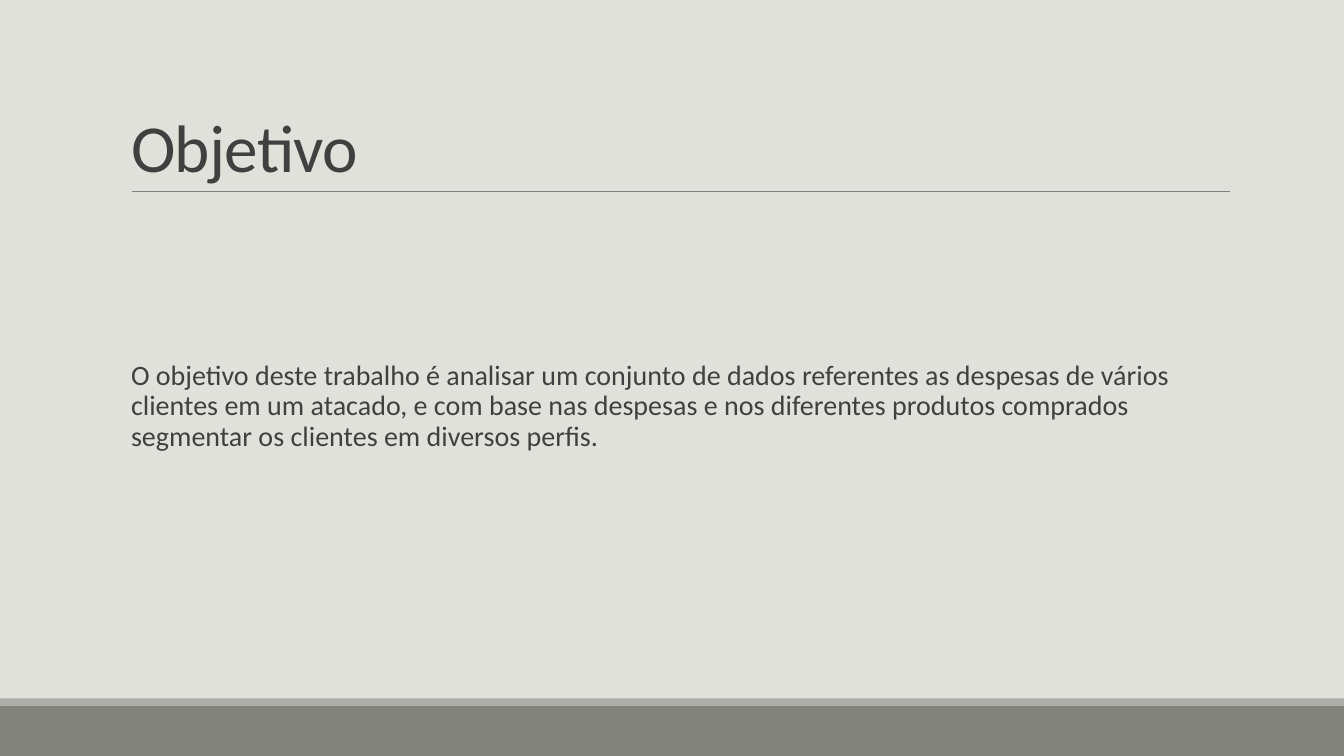
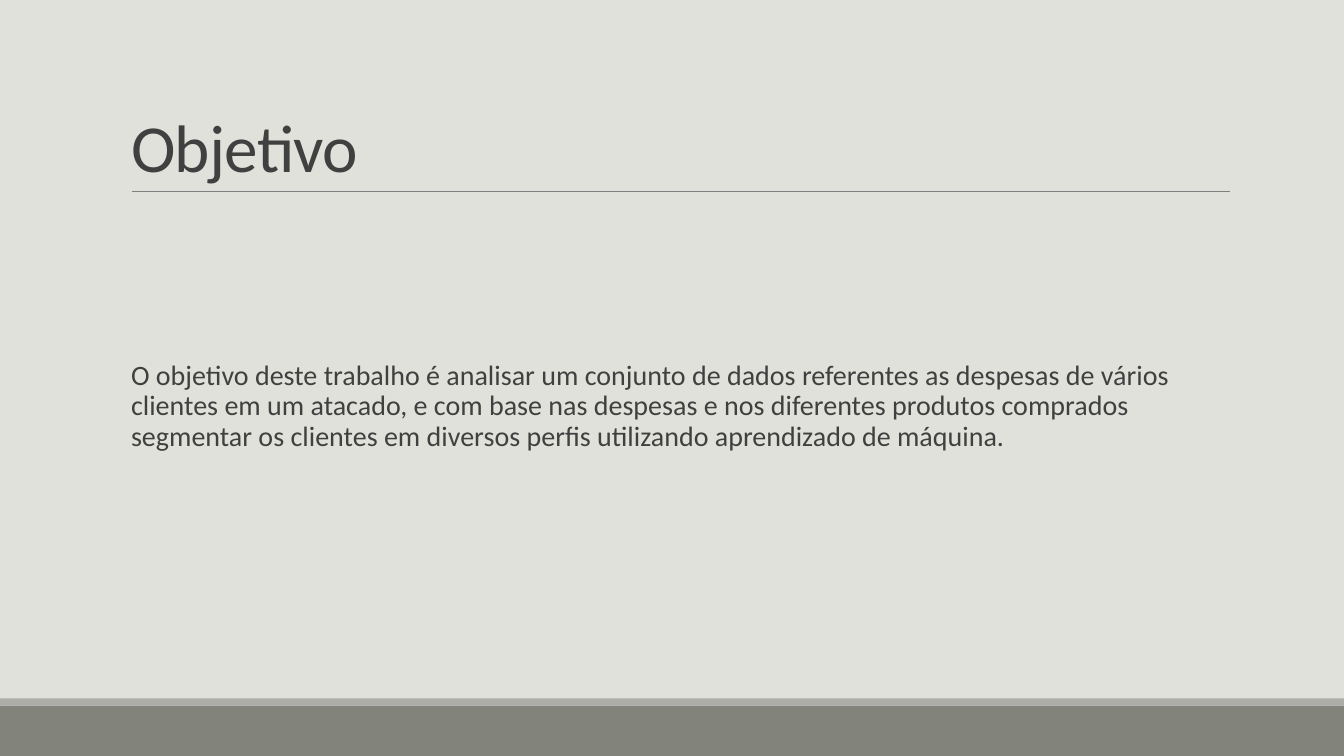
Before and after one commit to erikawa/client-segmentation, a slide deck: slide 6 of presentation/Análise de agrupamento de perfis de clientes de.pptx. Drawn at 1344x756 pixels with LibreOffice and Linux fonts; fonts in the diff are those of the drawing. Boxes give left, top, right and bottom in pixels: in the first picture for what was removed or moved away, otherwise in the second. Text is boxed around its words. In the diff, an @@ line names an element or a change of style, - is before the commit and + after.

```diff
--- a/presentation/Análise de agrupamento de perfis de clientes de.pptx
+++ b/presentation/Análise de agrupamento de perfis de clientes de.pptx
@@ text at (x1=131, y1=365, x2=1169, y2=451): text changed @@
-  O objetivo deste trabalho é analisar um conjunto de dados referentes as despesas de vários clientes em um atacado, e com base nas despesas e nos diferentes produtos comprados segmentar os clientes em diversos perfis.
+  O objetivo deste trabalho é analisar um conjunto de dados referentes as despesas de vários clientes em um atacado, e com base nas despesas e nos diferentes produtos comprados segmentar os clientes em diversos perfis utilizando aprendizado de máquina.
```
Also in this commit, not shown: 6 other slides changed, 1 slide added, 1 other file.
